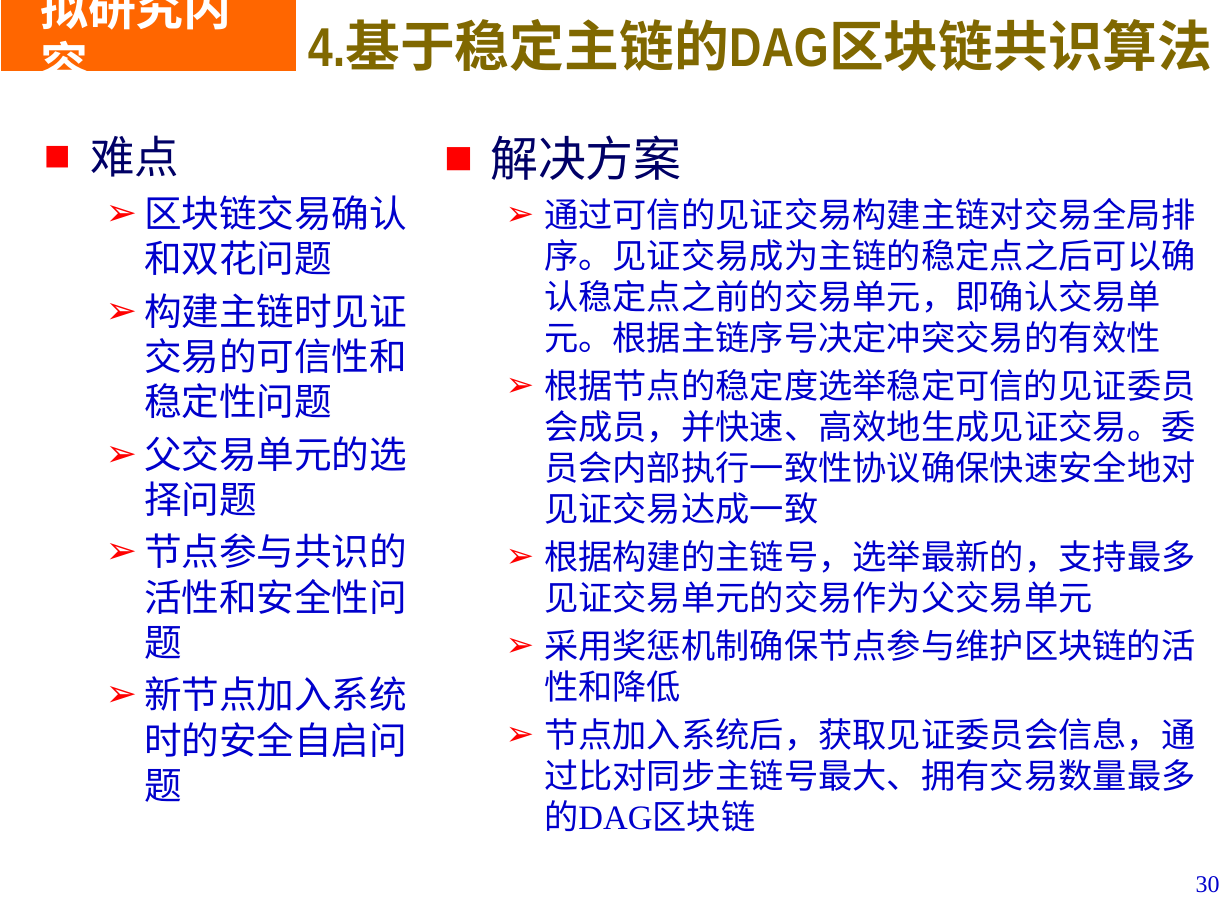
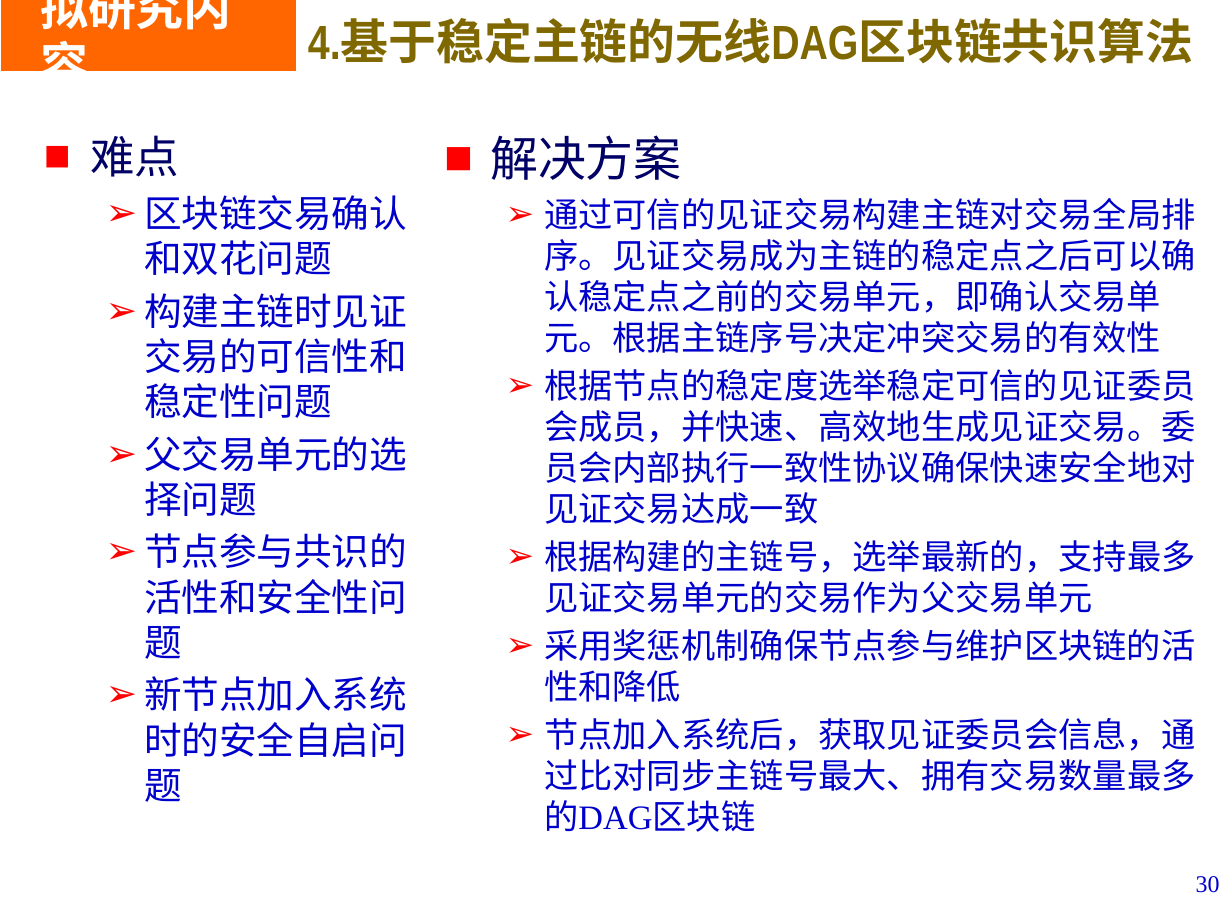
Before and after one commit to LiZhang2021/Blockchain, a slide deck: slide 30 of Doc/PHD_Papers/Thesis Proposal/开题V2.pptx. Drawn at 1232x924 pixels with LibreOffice and Linux fonts; fonts in the diff are those of the drawing; background and template pictures are left out. Boxes give left, top, right and bottom in pixels: in the first picture for what was removed or moved away, otherwise in the second. Text is boxed around its words. In the diff, an @@ line names an element or a change of style, - is before the commit and + after.

```diff
--- a/Doc/PHD_Papers/Thesis Proposal/开题V2.pptx
+++ b/Doc/PHD_Papers/Thesis Proposal/开题V2.pptx
@@ text at <box>308,20,1193,64</box>: text changed; size 32 to 28 pt @@
-4.基于稳定主链的DAG区块链共识算法
+4.基于稳定主链的无线DAG区块链共识算法
```
Also in this commit, not shown: 8 other slides changed, 3 other files.
